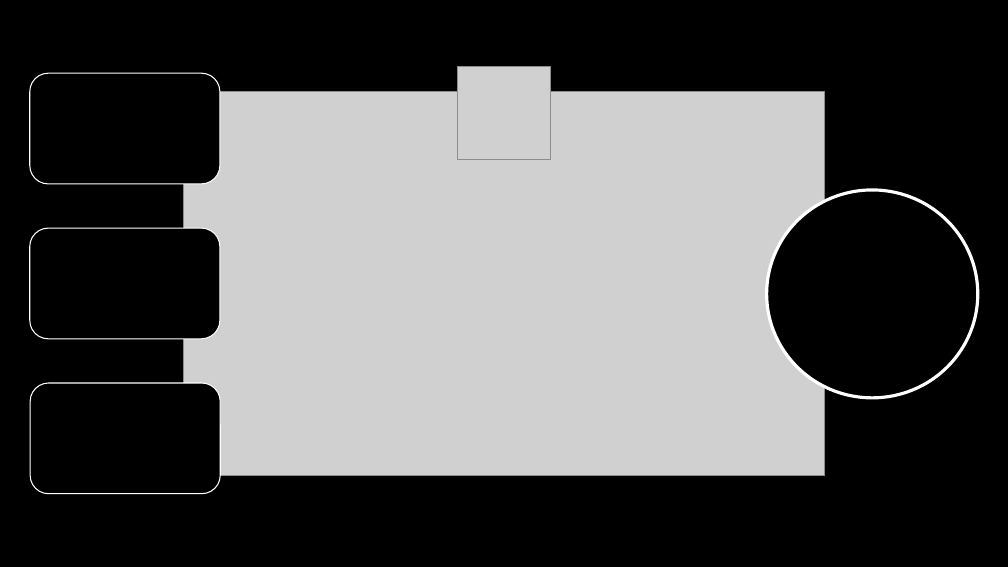
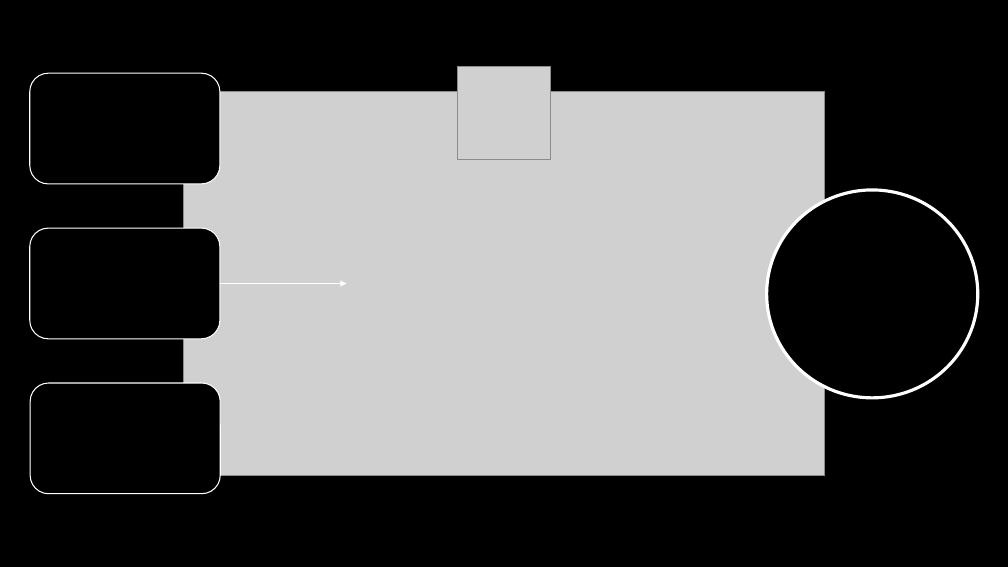
Before and after one commit to mitzeus/screenon-makes-programs-run, a slide deck: slide 1 of presentation.pptx. Drawn at 1008x567 pixels with LibreOffice and Linux fonts; fonts in the diff are those of the drawing; grey boxes stand for pictures. Boxes give left, top, right and bottom in pixels: in the first picture for what was removed or moved away, otherwise in the second. Text is boxed around its words. In the diff, an @@ line names an element or a change of style, - is before the commit and + after.

```diff
--- a/presentation.pptx
+++ b/presentation.pptx
@@ elbow arrow added from (220, 284) to (346, 284), #FFFFFF 0.5 pt @@
```
Also in this commit, not shown: 1 slide added, 1 slide removed.
